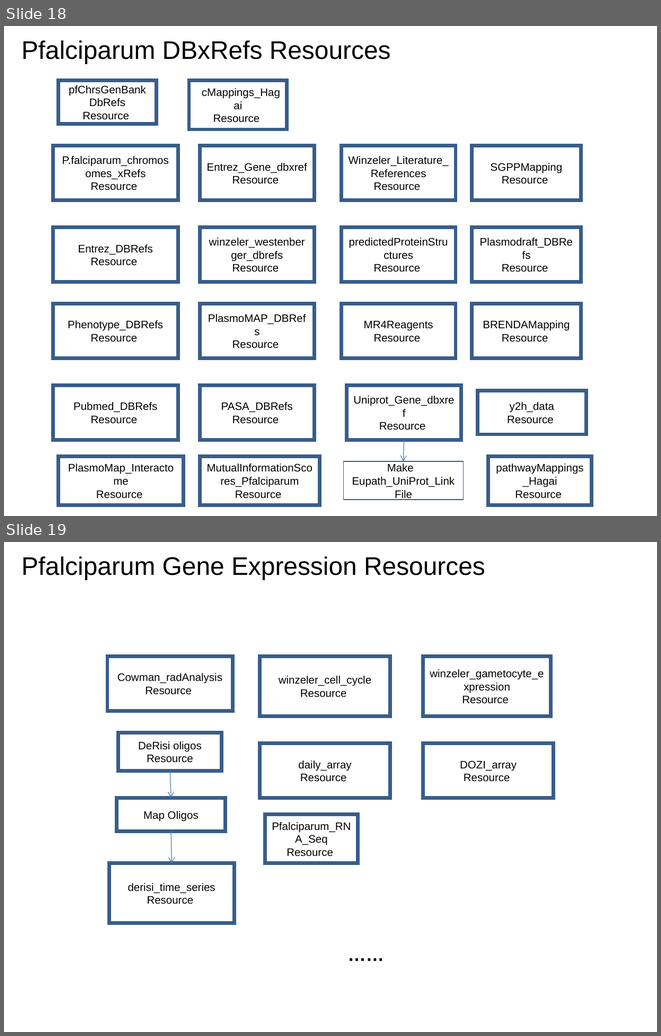
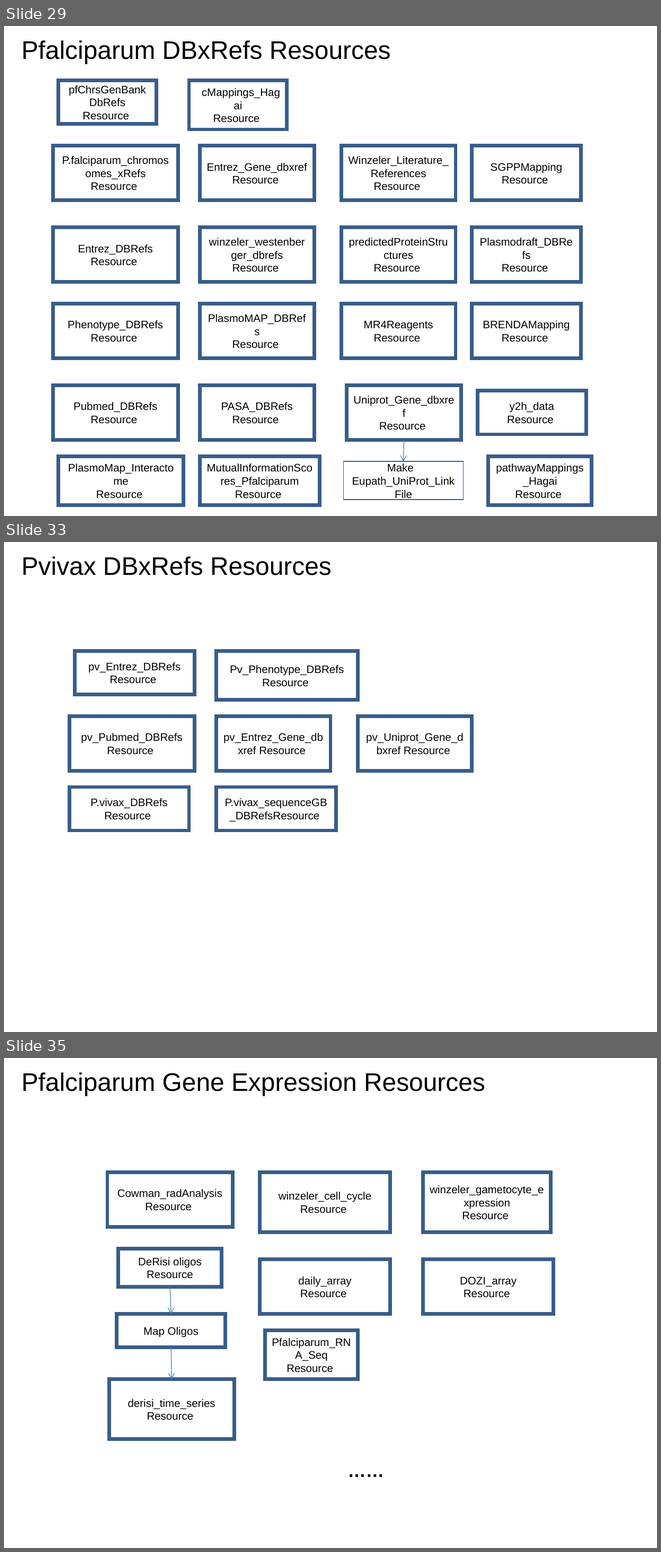
Before and after one commit to VEuPathDB/ApiCommonWorkflow, a slide deck: Main/doc/IntegratedWorkflow.ppt. Shown one above the other, each under a label of ours: slides 18 and 19 before the commit, slides 29, 33 and 35 after it; the slides between them are not shown. The pictures are 661x1036 and 661x1552 pixels, drawn with LibreOffice and Linux fonts; fonts in the diff are those of the drawing. Boxes give left, top, right and bottom in pixels: in the first picture for what was removed or moved away, otherwise in the second. Text is boxed around its words. In the diff, an @@ line names an element or a change of style, - is before the commit and + after.

```diff
--- a/Main/doc/IntegratedWorkflow.ppt
+++ b/Main/doc/IntegratedWorkflow.ppt
@@ slide 33 added at box(4, 542, 657, 1032), background #FFFFFF @@
@@ title added at box(21, 556, 332, 575), 28 pt, text #000000 @@
+Pvivax DBxRefs Resources
@@ rectangle added at box(74, 651, 194, 695), outline #385D8A 4 pt, 12 pt, text #000000 @@
+pv_Entrez_DBRefs
+Resource
@@ rectangle added at box(216, 651, 358, 700), outline #385D8A 4 pt, 12 pt, text #000000 @@
+Pv_Phenotype_DBRefs
+Resource
@@ rectangle added at box(69, 716, 195, 770), outline #385D8A 4 pt, 12 pt, text #000000 @@
+pv_Pubmed_DBRefs Resource
@@ rectangle added at box(216, 716, 330, 770), outline #385D8A 4 pt, 12 pt, text #000000 @@
+pv_Entrez_Gene_dbxref Resource
@@ rectangle added at box(358, 716, 472, 770), outline #385D8A 4 pt, 12 pt, text #000000 @@
+pv_Uniprot_Gene_dbxref Resource
@@ rectangle added at box(69, 787, 189, 831), outline #385D8A 4 pt, 12 pt, text #000000 @@
+P.vivax_DBRefs Resource
@@ rectangle added at box(216, 787, 336, 831), outline #385D8A 4 pt, 12 pt, text #000000 @@
+P.vivax_sequenceGB_DBRefsResource
@@ what was slide 18 is now slide 29 @@
@@ what was slide 19 is now slide 35 @@
```
Also in this commit, not shown: 18 other slides added.
